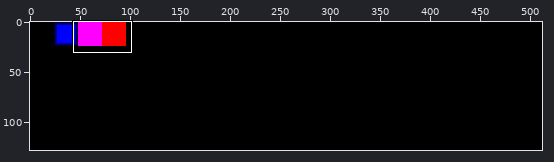
Two states of a sprite sheet, res/block.png. Above: a wide view before the commit, with the close-up outlined.
Close-up. First the earlier version:
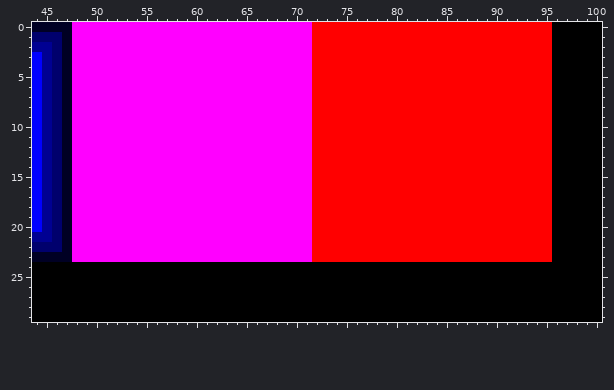
The file is 512x128 pixels. Shown: x 44..100, y 0..29.
Once edited:
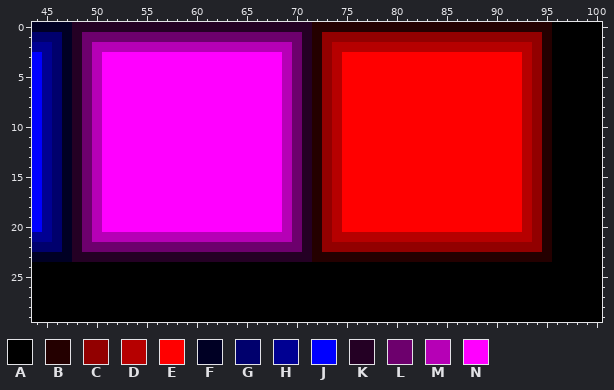
Palette (. is transparent): A #000000  B #240000  C #920000  D #b60000  E #ff0000  F #000024  G #00006d  H #000092  J #0000ff  K #240024  L #6d006d  M #b600b6  N #ff00ff
The exact change:
@@ x 44..100 @@
- 0 FFFFNNNNNNNNNNNNNNNNNNNNNNNNEEEEEEEEEEEEEEEEEEEEEEEEAAAAA
- 1 GGGFNNNNNNNNNNNNNNNNNNNNNNNNEEEEEEEEEEEEEEEEEEEEEEEEAAAAA
- 2 HHGFNNNNNNNNNNNNNNNNNNNNNNNNEEEEEEEEEEEEEEEEEEEEEEEEAAAAA
- 3 JHGFNNNNNNNNNNNNNNNNNNNNNNNNEEEEEEEEEEEEEEEEEEEEEEEEAAAAA
- 4 JHGFNNNNNNNNNNNNNNNNNNNNNNNNEEEEEEEEEEEEEEEEEEEEEEEEAAAAA
- 5 JHGFNNNNNNNNNNNNNNNNNNNNNNNNEEEEEEEEEEEEEEEEEEEEEEEEAAAAA
- 6 JHGFNNNNNNNNNNNNNNNNNNNNNNNNEEEEEEEEEEEEEEEEEEEEEEEEAAAAA
- 7 JHGFNNNNNNNNNNNNNNNNNNNNNNNNEEEEEEEEEEEEEEEEEEEEEEEEAAAAA
- 8 JHGFNNNNNNNNNNNNNNNNNNNNNNNNEEEEEEEEEEEEEEEEEEEEEEEEAAAAA
- 9 JHGFNNNNNNNNNNNNNNNNNNNNNNNNEEEEEEEEEEEEEEEEEEEEEEEEAAAAA
-10 JHGFNNNNNNNNNNNNNNNNNNNNNNNNEEEEEEEEEEEEEEEEEEEEEEEEAAAAA
-11 JHGFNNNNNNNNNNNNNNNNNNNNNNNNEEEEEEEEEEEEEEEEEEEEEEEEAAAAA
-12 JHGFNNNNNNNNNNNNNNNNNNNNNNNNEEEEEEEEEEEEEEEEEEEEEEEEAAAAA
-13 JHGFNNNNNNNNNNNNNNNNNNNNNNNNEEEEEEEEEEEEEEEEEEEEEEEEAAAAA
-14 JHGFNNNNNNNNNNNNNNNNNNNNNNNNEEEEEEEEEEEEEEEEEEEEEEEEAAAAA
-15 JHGFNNNNNNNNNNNNNNNNNNNNNNNNEEEEEEEEEEEEEEEEEEEEEEEEAAAAA
-16 JHGFNNNNNNNNNNNNNNNNNNNNNNNNEEEEEEEEEEEEEEEEEEEEEEEEAAAAA
-17 JHGFNNNNNNNNNNNNNNNNNNNNNNNNEEEEEEEEEEEEEEEEEEEEEEEEAAAAA
-18 JHGFNNNNNNNNNNNNNNNNNNNNNNNNEEEEEEEEEEEEEEEEEEEEEEEEAAAAA
-19 JHGFNNNNNNNNNNNNNNNNNNNNNNNNEEEEEEEEEEEEEEEEEEEEEEEEAAAAA
-20 JHGFNNNNNNNNNNNNNNNNNNNNNNNNEEEEEEEEEEEEEEEEEEEEEEEEAAAAA
-21 HHGFNNNNNNNNNNNNNNNNNNNNNNNNEEEEEEEEEEEEEEEEEEEEEEEEAAAAA
-22 GGGFNNNNNNNNNNNNNNNNNNNNNNNNEEEEEEEEEEEEEEEEEEEEEEEEAAAAA
-23 FFFFNNNNNNNNNNNNNNNNNNNNNNNNEEEEEEEEEEEEEEEEEEEEEEEEAAAAA
+ 0 FFFFKKKKKKKKKKKKKKKKKKKKKKKKBBBBBBBBBBBBBBBBBBBBBBBBAAAAA
+ 1 GGGFKLLLLLLLLLLLLLLLLLLLLLLKBCCCCCCCCCCCCCCCCCCCCCCBAAAAA
+ 2 HHGFKLMMMMMMMMMMMMMMMMMMMMLKBCDDDDDDDDDDDDDDDDDDDDCBAAAAA
+ 3 JHGFKLMNNNNNNNNNNNNNNNNNNMLKBCDEEEEEEEEEEEEEEEEEEDCBAAAAA
+ 4 JHGFKLMNNNNNNNNNNNNNNNNNNMLKBCDEEEEEEEEEEEEEEEEEEDCBAAAAA
+ 5 JHGFKLMNNNNNNNNNNNNNNNNNNMLKBCDEEEEEEEEEEEEEEEEEEDCBAAAAA
+ 6 JHGFKLMNNNNNNNNNNNNNNNNNNMLKBCDEEEEEEEEEEEEEEEEEEDCBAAAAA
+ 7 JHGFKLMNNNNNNNNNNNNNNNNNNMLKBCDEEEEEEEEEEEEEEEEEEDCBAAAAA
+ 8 JHGFKLMNNNNNNNNNNNNNNNNNNMLKBCDEEEEEEEEEEEEEEEEEEDCBAAAAA
+ 9 JHGFKLMNNNNNNNNNNNNNNNNNNMLKBCDEEEEEEEEEEEEEEEEEEDCBAAAAA
+10 JHGFKLMNNNNNNNNNNNNNNNNNNMLKBCDEEEEEEEEEEEEEEEEEEDCBAAAAA
+11 JHGFKLMNNNNNNNNNNNNNNNNNNMLKBCDEEEEEEEEEEEEEEEEEEDCBAAAAA
+12 JHGFKLMNNNNNNNNNNNNNNNNNNMLKBCDEEEEEEEEEEEEEEEEEEDCBAAAAA
+13 JHGFKLMNNNNNNNNNNNNNNNNNNMLKBCDEEEEEEEEEEEEEEEEEEDCBAAAAA
+14 JHGFKLMNNNNNNNNNNNNNNNNNNMLKBCDEEEEEEEEEEEEEEEEEEDCBAAAAA
+15 JHGFKLMNNNNNNNNNNNNNNNNNNMLKBCDEEEEEEEEEEEEEEEEEEDCBAAAAA
+16 JHGFKLMNNNNNNNNNNNNNNNNNNMLKBCDEEEEEEEEEEEEEEEEEEDCBAAAAA
+17 JHGFKLMNNNNNNNNNNNNNNNNNNMLKBCDEEEEEEEEEEEEEEEEEEDCBAAAAA
+18 JHGFKLMNNNNNNNNNNNNNNNNNNMLKBCDEEEEEEEEEEEEEEEEEEDCBAAAAA
+19 JHGFKLMNNNNNNNNNNNNNNNNNNMLKBCDEEEEEEEEEEEEEEEEEEDCBAAAAA
+20 JHGFKLMNNNNNNNNNNNNNNNNNNMLKBCDEEEEEEEEEEEEEEEEEEDCBAAAAA
+21 HHGFKLMMMMMMMMMMMMMMMMMMMMLKBCDDDDDDDDDDDDDDDDDDDDCBAAAAA
+22 GGGFKLLLLLLLLLLLLLLLLLLLLLLKBCCCCCCCCCCCCCCCCCCCCCCBAAAAA
+23 FFFFKKKKKKKKKKKKKKKKKKKKKKKKBBBBBBBBBBBBBBBBBBBBBBBBAAAAA
 24 AAAAAAAAAAAAAAAAAAAAAAAAAAAAAAAAAAAAAAAAAAAAAAAAAAAAAAAAA
